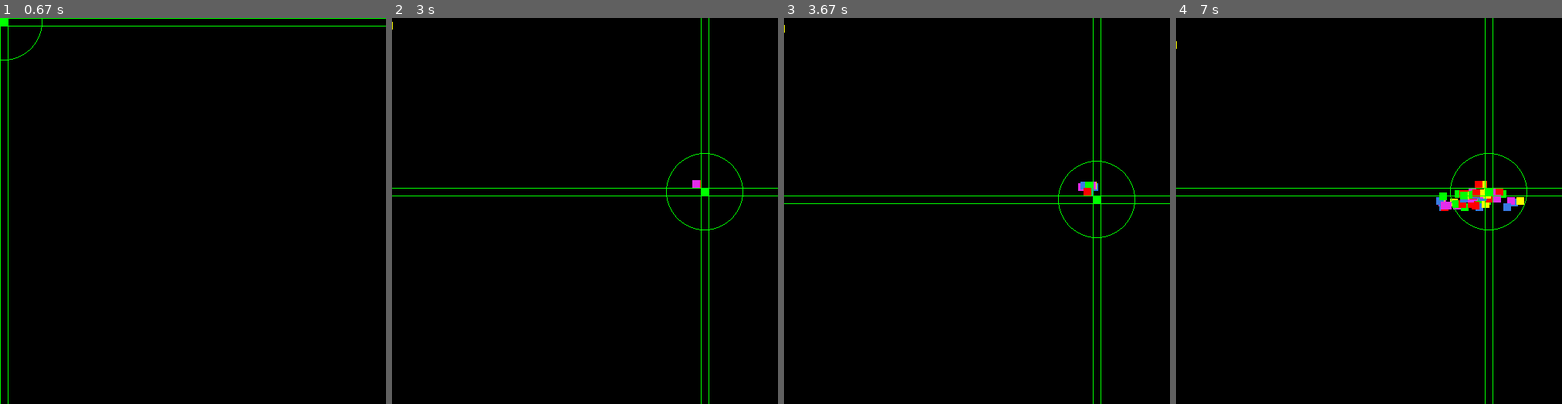
Above: before the commit, frames 1-4 (left to right).
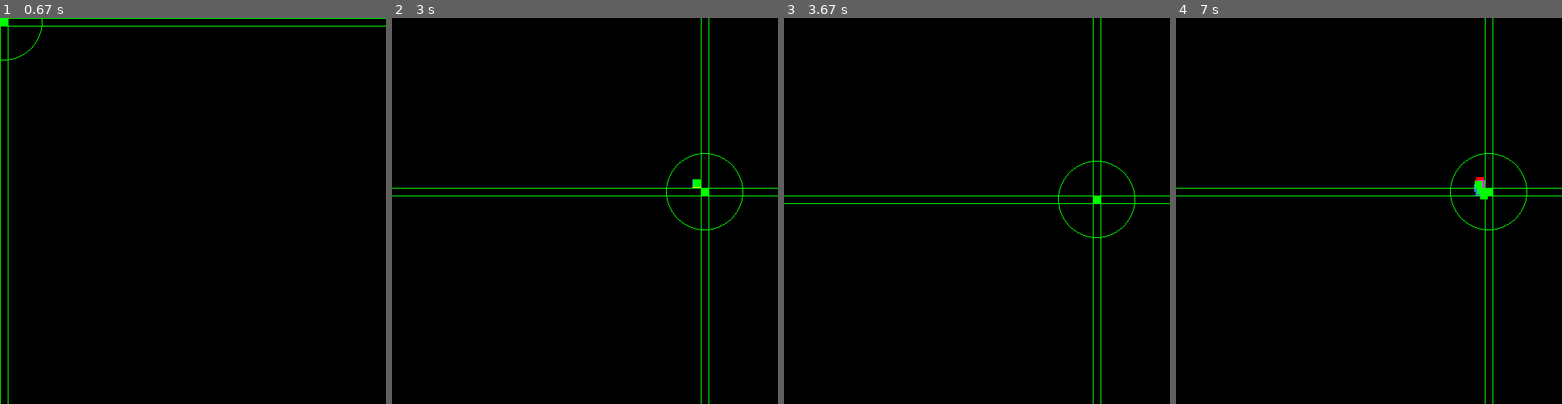
Above: after the commit, the same moments.

Repository: dev-one-company/pygame-particles
Game: pygame game, started from main.py
Two runs of this game, one before a commit and one after it. Both use one fixed random seed, a clock stepped at 60 frames per second and the inputs below.
Inputs (mouse positions are in pixels of both pictures, inside the frame that each line leads up to):
- Up to frame 1 (0.67 s): tap Space at 0.33 s
- Up to frame 2 (3 s): hold Right 0.67-1.13 s; click (708, 199) at 1.22 s; hold Up 1.5-1.8 s; move the mouse to (585, 238) at 1.53 s; hold Right 1.83-2.3 s; hold D 2.33-2.87 s; hold Left 2.33-2.87 s; hold Left from 2.9 s (still down); tap Space at 2.97 s
- Up to frame 3 (3.67 s): tap Space at 3.27, 3.53 s; release Left at 3.43 s; hold Down from 3.47 s (still down); tap D at 3.62 s
- Up to frame 4 (7 s): release Down at 3.77 s; hold Left 3.8-4.2 s; tap Space at 3.87, 4.17, 4.3, 4.7, 5, 5.37, 5.77, 6.07, 6.27, 6.57, 6.77 s; hold Up 4.23-4.6 s; hold Right 4.63-5.27 s; tap D at 4.78, 6.35 s; hold Down 5.3-5.67 s; hold Left 5.7-6.17 s; hold Right 6.2-6.67 s; hold Up from 6.7 s (still down)

Frame 1 is identical in both runs. In frame 2, less than 0.1% of the frame differs, in the area x 0-80%, y 1-44%; in frame 3, 0.1%; in frame 4, 0.9%, in the area x 0-91%, y 6-50%.

Commit message:
add colision to top, bottom and press 'd' to delete all cubes

Diff:
--- a/main.py
+++ b/main.py
@@ -8,7 +8,7 @@
 
 SIZE = WIDTH, HEIGHT = 500, 500
 S = 10
-BORDER_WIDTH, CUBE_WIDTH = 1, S
+BORDER_WIDTH, CUBE_SIZE = 1, S
 x, y, g = 0, 0, 0.1
 
 screen = pygame.display.set_mode(SIZE)
@@ -44,7 +44,8 @@
 def create_new_cube(_x: int, _y: int):
     for _ in range(5):
         _g = (-random() if randint(0, 1) else random()) / 4
-        list_of_cubes.append([_x, _y, COLORS[randint(0, len(COLORS) - 1)], _g, str(uuid.uuid4())])
+        _g2 = (-random() if randint(0, 1) else random()) / 3
+        list_of_cubes.append([_x, _y, COLORS[randint(0, len(COLORS) - 1)], _g, _g2, str(uuid.uuid4())])
 
 
 while 1:
@@ -64,6 +65,8 @@
             elif event.key == pygame.K_UP:
                 if y_top_is_valid(y):
                     y -= S
+            elif event.key == pygame.K_d:
+                list_of_cubes = []
             elif event.key == 32:
                 create_new_cube(x-S, y-S)
         elif event.type == pygame.MOUSEBUTTONDOWN:
@@ -72,20 +75,18 @@
             y = pos[1] - (pos[1] % S)
 
     for cube_config in list_of_cubes:
-        cube = pygame.Surface((CUBE_WIDTH, CUBE_WIDTH))
+        cube = pygame.Surface((CUBE_SIZE, CUBE_SIZE))
         cube.fill(cube_config[2])
-        cube_config[1] = cube_config[1] + g
+        cube_config[1] = cube_config[1] + cube_config[4]
         cube_config[0] = cube_config[0] + cube_config[3]
         screen.blit(cube, (cube_config[0], cube_config[1]))
 
-        if cube_config[0] <= 0:
+        if cube_config[0] <= 0 or cube_config[0] + CUBE_SIZE >= WIDTH:
             cube_config[3] = -cube_config[3]
             cube_config[0] = cube_config[0] + cube_config[3]
-        if cube_config[0] >= WIDTH:
-            cube_config[3] = -cube_config[3]
-            cube_config[0] = cube_config[0] + cube_config[3]
-        if cube_config[1] > HEIGHT:
-            list_of_cubes.remove(cube_config)
+        if cube_config[1] + CUBE_SIZE >= HEIGHT or cube_config[1] <= 0:
+            cube_config[4] = -cube_config[4]
+            cube_config[1] = cube_config[1] + cube_config[4]
 
     for i in range(HEIGHT // S):
         line_horizontal = pygame.Surface((WIDTH, BORDER_WIDTH))
